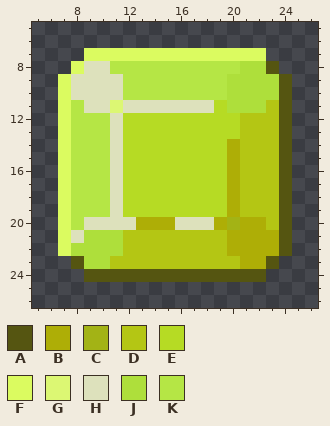
File history of a pixel-art sprite, Assets/Art/Diggables/Gems/Rare_Gem.png. The picture above was drawn from the file before the commit.
The file is 32x32 pixels. Shown: x 5..26, y 5..26.
Palette (. is transparent): A #555511  B #aeae06  C #a3b315  D #b4c614  E #b6db24  F #dbfb60  G #dcf773  H #dde1bc  J #aedf3b  K #b5e645
And afterwards:
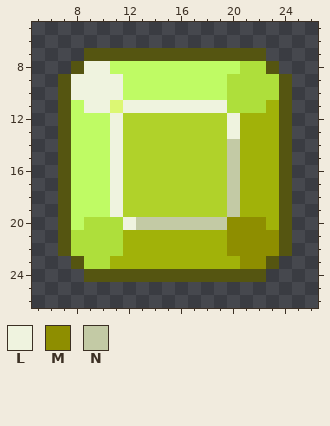
Colours new in this view: L #eff3df  M #8e8e00  N #c3caa5
Log entry: * Rename DiggableType member to all capital letters + Add Super Rare Gem (5% spawn rate)
Edits made:
@@ palette @@
-D #b4c614
+D #a1b209
-E #b6db24
+E #b0d22a
-K #b5e645
+K #bffb64
@@ x 5..26 @@
  6 ......................
- 7 ....FFFFFFFFFFFFFF....
- 8 ...FHHKKKKKKKKKKJJA...
- 9 ..FHHHHKKKKKKKKJJJJA..
-10 ..FHHHHKKKKKKKKJJJJA..
-11 ..FKHHGHHHHHHHEJJJDA..
-12 ..FKKKHEEEEEEEEEDDDA..
-13 ..FKKKHEEEEEEEEEDDDA..
-14 ..FKKKHEEEEEEEEBDDDA..
-15 ..FKKKHEEEEEEEEBDDDA..
-16 ..FKKKHEEEEEEEEBDDDA..
-17 ..FKKKHEEEEEEEEBDDDA..
-18 ..FKKKHEEEEEEEEBDDDA..
-19 ..FKKKHEEEEEEEEBDDDA..
-20 ..FKHHHHBBBHHHBCBBDA..
-21 ..FHJJJDDDDDDDDBBBBA..
-22 ..FJJJJDDDDDDDDBBBBA..
-23 ...AJJDDDDDDDDDDBBA...
+ 7 ....AAAAAAAAAAAAAA....
+ 8 ...ALLKKKKKKKKKKJJA...
+ 9 ..ALLLLKKKKKKKKJJJJA..
+10 ..ALLLLKKKKKKKKJJJJA..
+11 ..AKLLGLLLLLLLLJJJDA..
+12 ..AKKKLEEEEEEEELDDDA..
+13 ..AKKKLEEEEEEEELDDDA..
+14 ..AKKKLEEEEEEEENDDDA..
+15 ..AKKKLEEEEEEEENDDDA..
+16 ..AKKKLEEEEEEEENDDDA..
+17 ..AKKKLEEEEEEEENDDDA..
+18 ..AKKKLEEEEEEEENDDDA..
+19 ..AKKKLEEEEEEEENDDDA..
+20 ..AKJJJLNNNNNNNMMMDA..
+21 ..AJJJJDDDDDDDDMMMMA..
+22 ..AJJJJDDDDDDDDMMMMA..
+23 ...AJJDDDDDDDDDDMMA...
 24 ....AAAAAAAAAAAAAA....
Pixel boxes of the changes (left, top, right, bottom) in both pictures:
changed: (58, 48, 279, 269)
